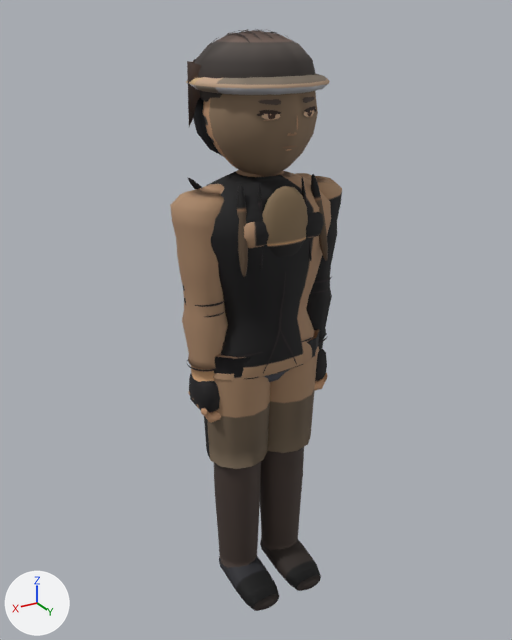
An edit to the glTF model assets/models/jackson_a.glb, drawn before and after from the same camera.
Camera for both pictures: a 50 mm lens placed at (1.141, 1.876, 1.96), pointed at (-0.001, -0.027, 1.009). The lights are fixed; the arrows at lower left show +X, +Y and +Z. The first picture is the older version. Vertices at exactly the same position are counted once.

Names of what the first picture shows: 'Body'.
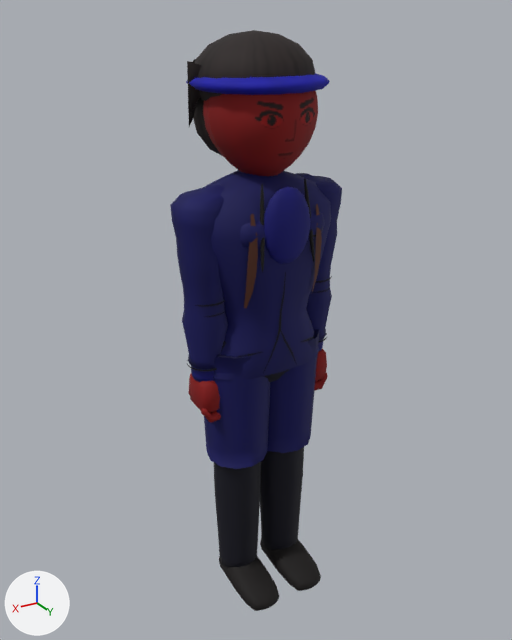
Where the change shows, as pixel boxes (x1, y1, x2, y2) in the pictures (512 x 640 px; the box of a moved part takes in the faces that stretch with it):
'Body', reshaped
    before: (170, 29, 342, 611)
    after: (170, 30, 342, 611)
part 1 of me_mesh_0, rebuilt (not visible afterwards)
    before: (188, 178, 203, 189)
part 2 of me_mesh_0, deleted
    before: (237, 97, 317, 278)
part 3 of me_mesh_0, moved or reshaped
    before: (203, 29, 328, 373)
    after: (203, 91, 322, 373)
part 4 of me_mesh_0, recoloured
    both: (170, 30, 342, 611)

The edits, one by one:
me_mesh_0 is used by ob_body; location (0.0, 0.0, 0.0).
me_mesh_0 had 4985 vertices, 9028 faces and spanned x -0.3..0.3, y -0.22..0.23, z -0.03..1.92.
me_mesh_0 now has 3919 vertices, 7252 faces and spans x -0.3..0.3, y -0.22..0.23, z -0.03..1.92.
me_mesh_0 part 1: the loose piece of 72 vertices spanning x -0.14..0.18, y -0.16..-0.13, z 1.15..1.49 is rebuilt with 12 vertices and now spans x -0.11..0.14, y -0.17..-0.12, z 1.11..1.42.
me_mesh_0 part 2: 18 loose pieces with 803 vertices, spanning x -0.1..0.16, y 0.1..0.18, z 1.24..1.75, are deleted.
me_mesh_0 part 3: 135 vertices moved from x -0.16..0.16, y -0.14..0.17, z 1.25..1.81 to x -0.16..0.16, y -0.14..0.18, z 1.25..1.81; 588 vertices removed from x -0.16..0.16, y -0.2..0.17, z 0.89..1.92; 445 vertices added at x -0.17..0.17, y -0.17..0.18, z 0.89..1.88.
me_mesh_0 part 4: 6176 kept faces spanning x -0.3..0.3, y -0.22..0.23, z -0.03..1.92 get new vertex colours.
Other edits to the shape of me_mesh_0 do not show in these pictures.
